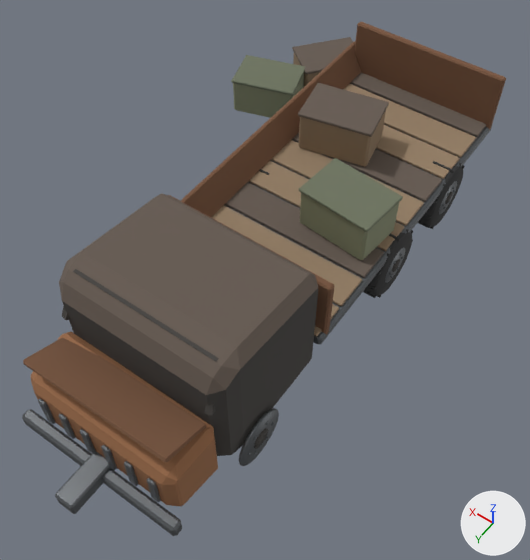
A saved change to the glTF model assets/models/v_truck_wreck.glb.
The view is the same before and after, from a camera (50 mm lens) standing at (-3.31, 5.5, 7.9) and looking at (0.12, 0.7, 0.36). Lighting does not change. The marker at lower right points along +X, +Y and +Z. The picture after the commit comes second. Objects named as collision shapes, trigger or cutter boxes, shadow casters or lower levels of detail are left out. Vertices at exactly the same position are counted once.

In view in the first picture: 'Truck_wreck'.
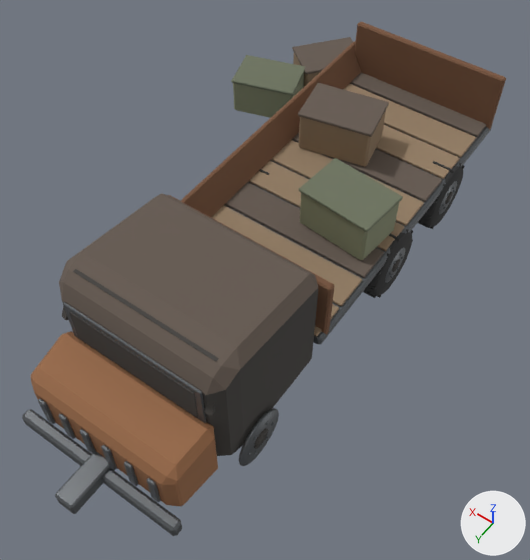
The change, as a diff of the scene's bpy script:
```diff
--- a/assets/models/v_truck_wreck.glb.py
+++ b/assets/models/v_truck_wreck.glb.py
@@ me_truck_wreck @@
 # used by ob_truck_wreck; location = (0.0, 0.0, 0.0)
-me_truck_wreck.from_pydata(...)  # 3528 vertices, 6504 faces; spans x -1.2..3.0, y -4.22..4.4, z -0.03..2.23
+me_truck_wreck.from_pydata(...)  # 3552 vertices, 6548 faces; spans x -1.2..3.0, y -4.22..4.4, z -0.03..2.23
+# me_truck_wreck part 1: a new loose piece of 24 vertices spanning x -0.81..0.81, y 3.12..3.14, z 1.38..1.86, in mat_wsoot (dark grey #45423f)
+# me_truck_wreck part 2: a new loose piece of 24 vertices spanning x -0.89..0.89, y 3.1..3.13, z 1.31..1.93, in mat_wsteeldark (grey #696c6f)
+# me_truck_wreck part 3
+# 24 vertices are removed from x -0.95..0.96, y 3.16..3.74, z 1.31..1.64
+# 44 faces are deleted
 me_truck_wreck.materials.append(mat_wcharred)
```

Changed parts and their boxes (x1, y1, x2, y2) in the pictures (530 x 560 px):
part 1 of me_truck_wreck, added
    after: (69, 311, 198, 418)
part 2 of me_truck_wreck, added
    after: (63, 302, 206, 423)
part 3 of me_truck_wreck, deleted (brown)
    before: (23, 338, 206, 462)
